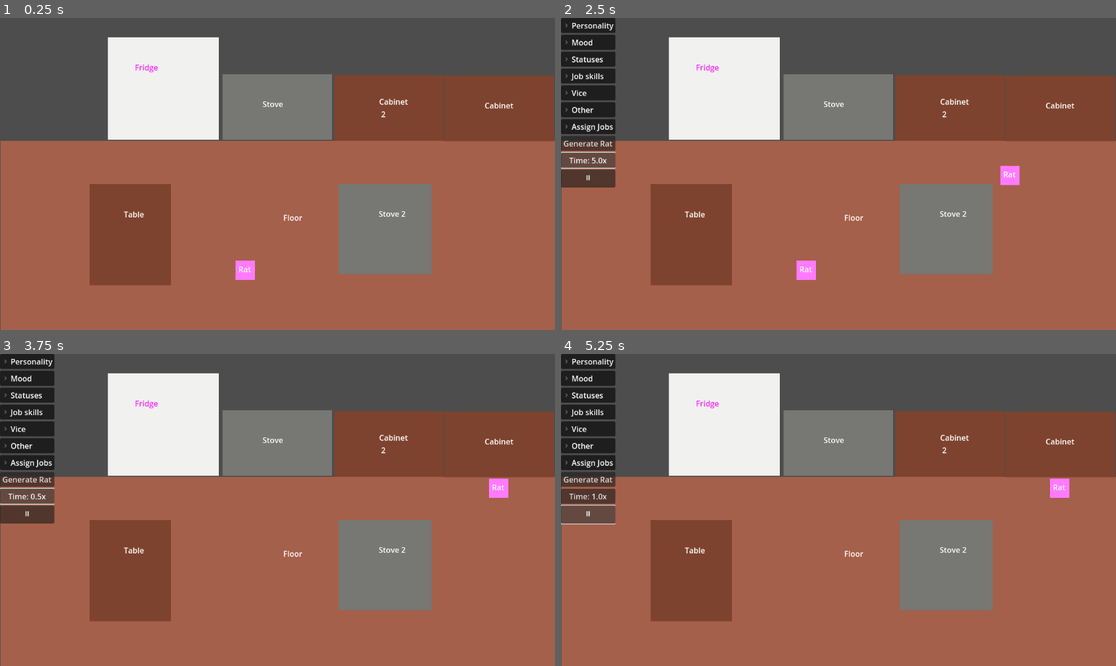
Above: before the commit, frames 1-4 (two rows, left to right).
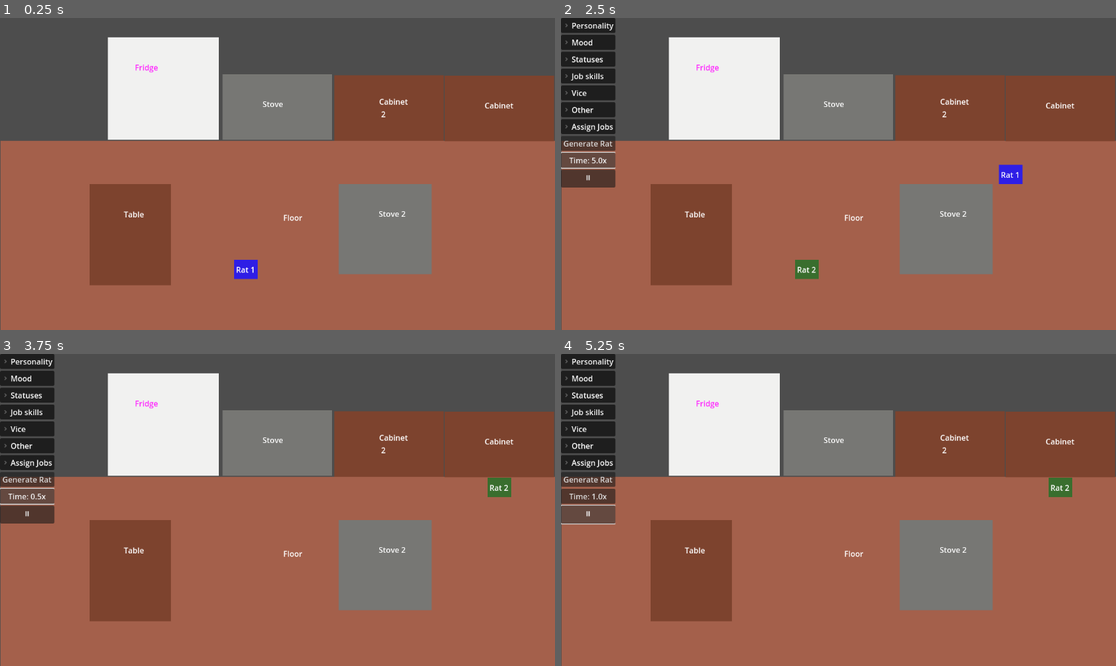
Above: after the commit, the same moments.

Repository: thorkellmani/ratbar
Game: Godot game, scene res://main.tscn
Two runs of this game, one before a commit and one after it. Both use one fixed random seed, a clock stepped at 60 frames per second and the inputs below.
Inputs (mouse positions are in pixels of both pictures, inside the frame that each line leads up to):
- Up to frame 1 (0.25 s): no input
- Up to frame 2 (2.5 s): tap Enter at 0.5 s; move the mouse to (805, 270) at 0.52 s; hold D (move_right) 0.53-1.25 s; click (805, 270) at 0.67 s; click "Generate Rat" at 1.25 s; click "Time: 1.0x" at 2 s
- Up to frame 3 (3.75 s): click "Time: 5.0x" at 2.75 s; click "Time: 10.0x" at 3.5 s
- Up to frame 4 (5.25 s): click "Time: 0.5x" at 4.25 s; click "⏸" at 5 s

The runs differ from the first frame. In frame 1, 0.3% of the frame differs, in the area x 42-47%, y 77-84%; in frame 2, 0.6%, in the area x 42-84%, y 46-84%; in frame 3, 0.3%; in frame 4, 0.3%.

Commit message:
feat: finish out sprint #2

Diff:
--- a/entities/rat/rat.gd
+++ b/entities/rat/rat.gd
@@ -68,6 +68,8 @@
 	#could be optimized if needed
 	id = idx
 	_title = "Rat " + str(id)
+	$Label.text = _title
+	$ColorRect.modulate = Color.from_hsv(randf(), 0.8, 0.9)
 
 	_personality = Personality.new()
 	_personality.greed = _randomize_personality_trait("greed")
--- a/entities/rat/rat.tscn
+++ b/entities/rat/rat.tscn
@@ -13,18 +13,34 @@
 shape = SubResource("CapsuleShape2D_io2wn")
 
 [node name="ColorRect" type="ColorRect" parent="."]
-offset_left = -21.0
-offset_top = -18.0
-offset_right = 19.0
-offset_bottom = 22.0
+anchors_preset = 8
+anchor_left = 0.5
+anchor_top = 0.5
+anchor_right = 0.5
+anchor_bottom = 0.5
+offset_left = -24.5
+offset_top = -20.0
+offset_right = 24.5
+offset_bottom = 20.0
+grow_horizontal = 2
+grow_vertical = 2
 mouse_filter = 2
 color = Color(1, 0.47843137, 1, 1)
 
 [node name="Label" type="Label" parent="."]
-offset_left = -15.0
-offset_top = -12.0
-offset_right = 63.0
-offset_bottom = 36.0
+anchors_preset = 8
+anchor_left = 0.5
+anchor_top = 0.5
+anchor_right = 0.5
+anchor_bottom = 0.5
+offset_left = -24.0
+offset_top = -13.5
+offset_right = 24.0
+offset_bottom = 13.5
+grow_horizontal = 2
+grow_vertical = 2
 text = "Rat"
+horizontal_alignment = 1
+vertical_alignment = 1
 
 [connection signal="input_event" from="." to="." method="_on_input_event"]
--- a/managers/job_manager/job_constants.gd
+++ b/managers/job_manager/job_constants.gd
@@ -2,7 +2,6 @@
 
 class_name JobConstants
 
-
 enum JOB {  HEAD_COOK, LINE_COOK, PREP_COOK, DISHWASHER, BARTENDER, UNASSIGNED }
 
 const EMPLOYMENT_PRESSURE: float = 33.84
--- a/managers/rat_manager/rat_manager.gd
+++ b/managers/rat_manager/rat_manager.gd
@@ -22,7 +22,6 @@
 
 func generate_rat() -> void:
 	var rat: Rat = rat_scene.instantiate()
-
 	rat.initialize(next_rat_id)
 
 	next_rat_id += 1
@@ -45,7 +44,6 @@
 		rat.apply_location_modifiers()
 		_check_rat_reevaluation(tick_count, rat)
 
-
 func _check_rat_reevaluation(tick_count: int, rat: Rat) -> void:
 	var slotted_rats: Array[Rat] = _rat_tick_slot_registry[tick_count % GameConstants.GAME_TICK_SLOTS].rats
 	if rat in slotted_rats:
Not shown, changed: docs/CURRENT_SPRINT.md
Not shown, changed: docs/RAT_SIMULATION_BACKLOG.md
Not shown, added: docs/sprints/02-game-time.md
